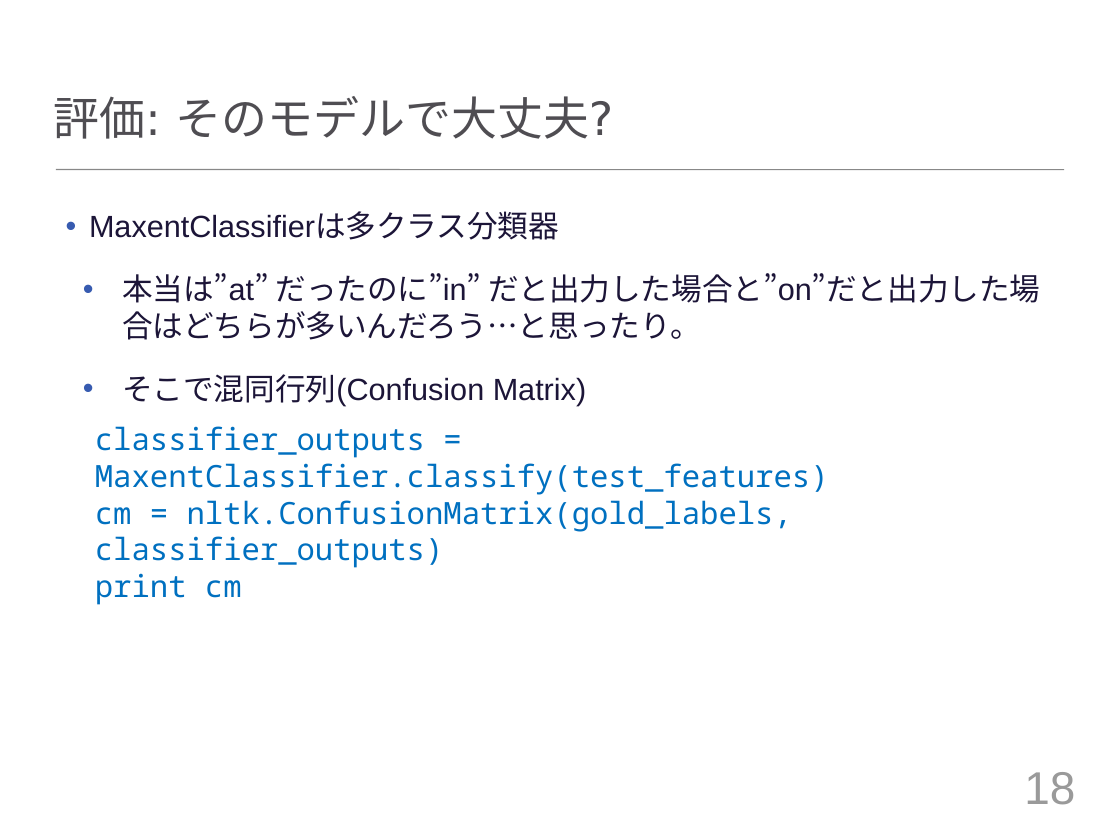
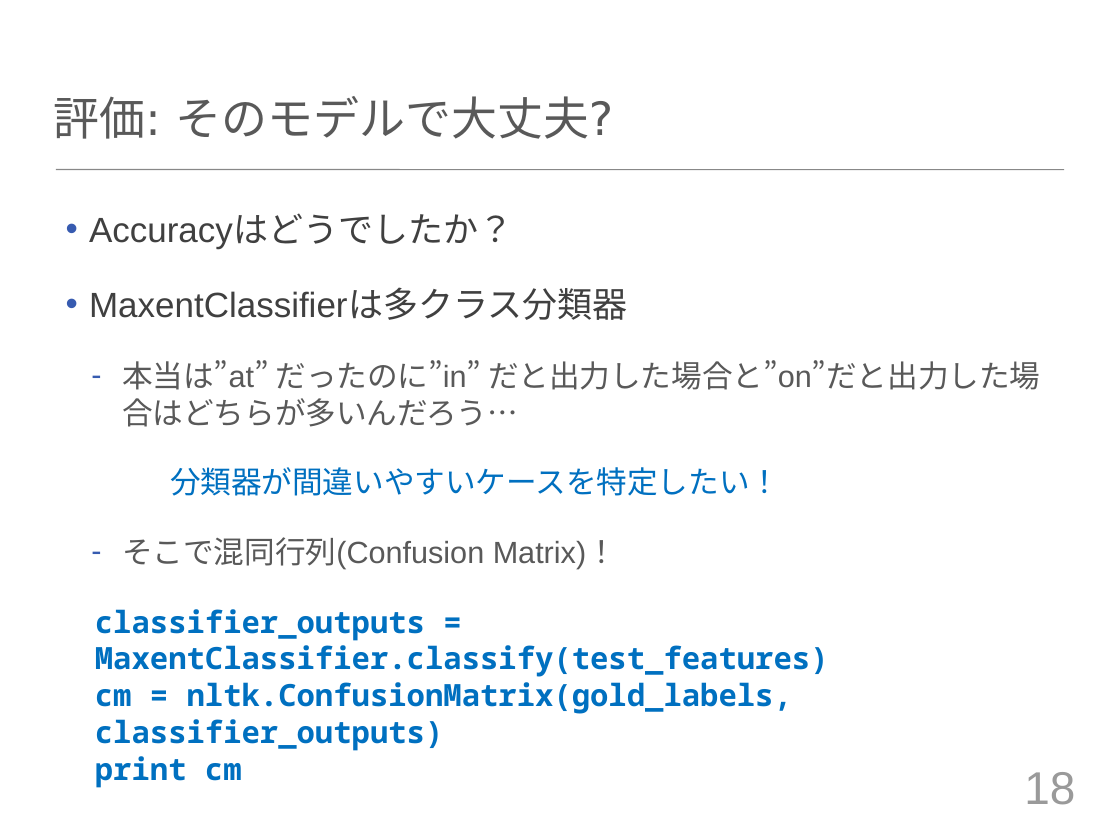
Before and after one commit to tuxedocat/ss2012, a slide deck: slide 18 of ss2012_slide.pptx. Drawn at 1120x840 pixels with LibreOffice and Linux fonts; fonts in the diff are those of the drawing. Boxes give left, top, right and bottom in pixels: in the first picture for what was removed or moved away, otherwise in the second. Text is boxed around its words. In the diff, an @@ line names an element or a change of style, - is before the commit and + after.

```diff
--- a/ss2012_slide.pptx
+++ b/ss2012_slide.pptx
@@ text at <box>89,214,513,249</box>: paragraph added @@
+• Accuracyはどうでしたか？
@@ text at <box>89,288,627,320</box>: size 28 to 32 pt, text colour #1C1538 to #404040 in "MaxentClassifierは多クラス分類器"; more space between paragraphs @@
@@ text at <box>95,360,1040,788</box>: text changed; bold on @@
-  • 本当は”at” だったのに”in” だと出力した場合と”on”だと出力した場合はどちらが多いんだろう…と思ったり。
-  • そこで混同行列(Confusion Matrix)
-    classifier_outputs = MaxentClassifier.classify(test_features)
-    cm = nltk.ConfusionMatrix(gold_labels, classifier_outputs)
-    print cm
+  – 本当は”at” だったのに”in” だと出力した場合と”on”だと出力した場合はどちらが多いんだろう…
+    分類器が間違いやすいケースを特定したい！
+  – そこで混同行列(Confusion Matrix)！
+    classifier_outputs = MaxentClassifier.classify(test_features)
+    cm = nltk.ConfusionMatrix(gold_labels, classifier_outputs)
+    print cm
```
Also in this commit, not shown: 18 other slides changed, 1 slide added.
